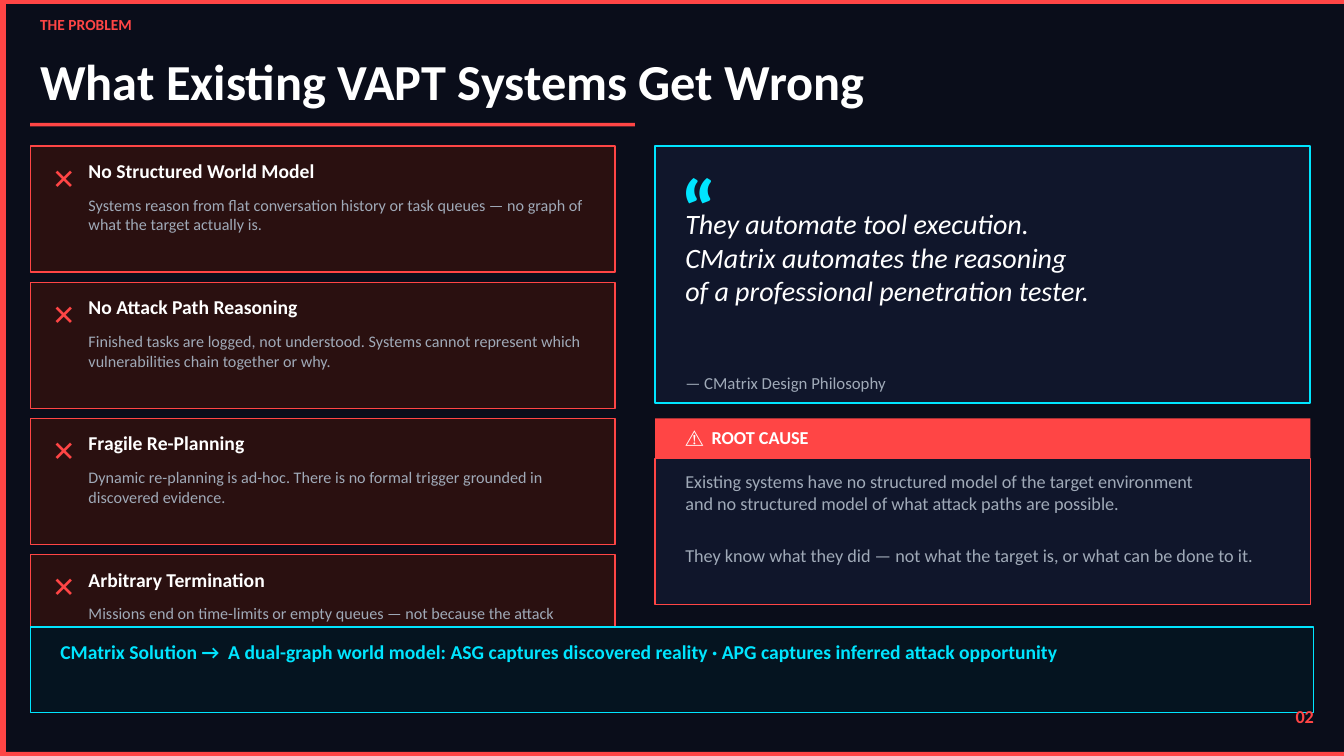
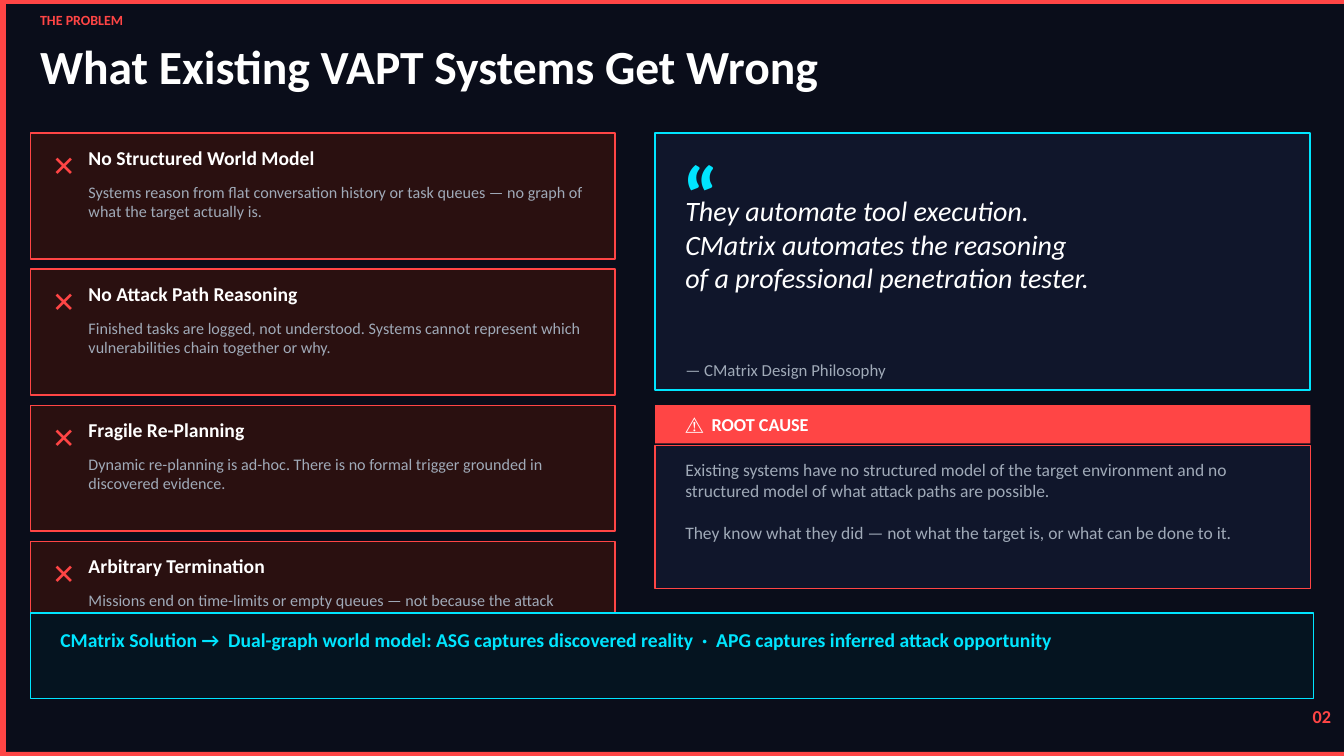
Before and after one commit to nishan-paul-2022/cmatrix-agentic-red-team, a slide deck: slide 2 of paper-research/academic-context/ppt-build/CMatrix_Presentation.pptx. Drawn at 1344x756 pixels with LibreOffice and Linux fonts; fonts in the diff are those of the drawing. Boxes give left, top, right and bottom in pixels: in the first picture for what was removed or moved away, otherwise in the second. Text is boxed around its words. In the diff, an @@ line names an element or a change of style, - is before the commit and + after.

Commit message:
refactor: centralize presentation styling into shared palette and standardize slide generation logic

```diff
--- a/paper-research/academic-context/ppt-build/CMatrix_Presentation.pptx
+++ b/paper-research/academic-context/ppt-build/CMatrix_Presentation.pptx
@@ text "THE PROBLEM" at (40,16,123,25): size 11 to 10 pt @@
@@ text "What Existing VAPT Systems Get ...": place and size @@
-text "What Existing VAPT Systems Get ..." at (40,64,865,109)
+text "What Existing VAPT Systems Get ..." at (40,50,818,92)
@@ text "What Existing VAPT Systems Get ..." at (40,50,818,92): size 36 to 34 pt @@
@@ rectangle removed at (30,123,635,127) @@
@@ alignment left to centre in 5 elements at (42,143,83,194), (42,279,83,330), (42,415,83,466), (42,552,83,602), (670,138,731,209) @@
@@ 16 texts, 8 rectangles: place and size @@
-16 texts, 8 rectangles at (30,146,1314,713)
+16 texts, 8 rectangles at (30,133,1314,699)
@@ text at (685,464,1231,542): text changed; size 13 to 12.5 pt @@
-Existing systems have no structured model of the target environment
-and no structured model of what attack paths are possible.
-They know what they did — not what the target is, or what can be done to it.
+Existing systems have no structured model of the target environment and no structured model of what attack paths are possible.
+They know what they did — not what the target is, or what can be done to it.
@@ text at (60,633,1051,651): text changed @@
-CMatrix Solution → A dual-graph world model: ASG captures discovered reality · APG captures inferred attack opportunity
+CMatrix Solution → Dual-graph world model: ASG captures discovered reality · APG captures inferred attack opportunity
@@ text "02": place and size @@
-text "02" at (1296,708,1314,723)
+text "02" at (1313,711,1331,723)
```
Also in this commit, not shown: 9 other slides changed, 16 other files.
